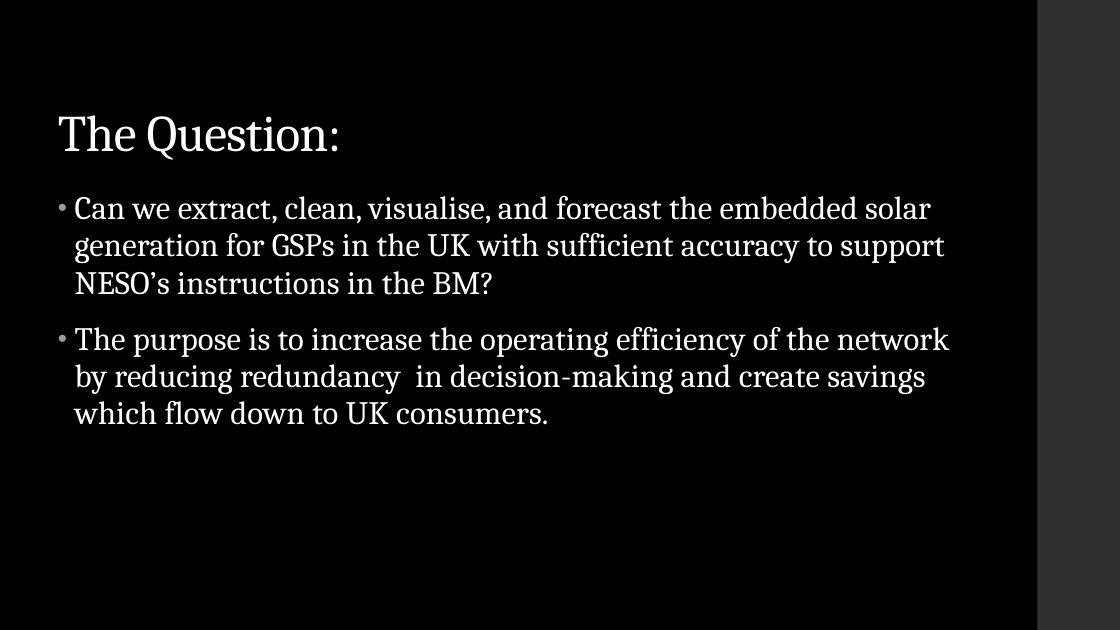
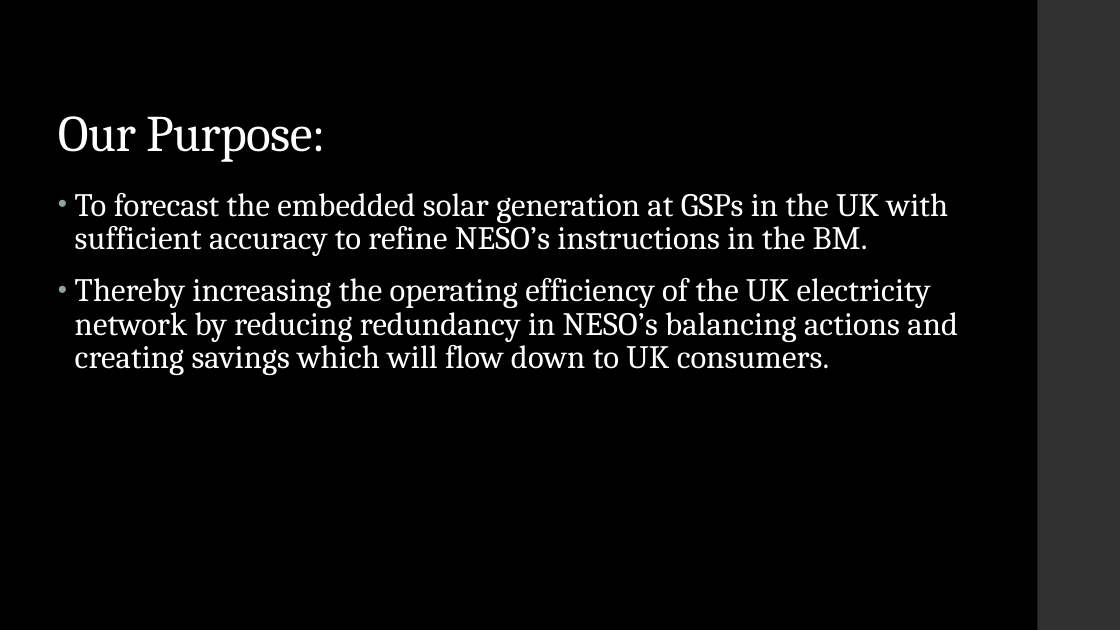
Before and after one commit to samhsforrest-collab/UK-Embedded-Solar-2026, a slide deck: slide 2 of presentation/UK Embedded Solar Generation.pptx (slide 9 before the commit). Drawn at 1120x630 pixels with LibreOffice and Linux fonts; fonts in the diff are those of the drawing. Boxes give left, top, right and bottom in pixels: in the first picture for what was removed or moved away, otherwise in the second. Text is boxed around its words. In the diff, an @@ line names an element or a change of style, - is before the commit and + after.

```diff
--- a/presentation/UK Embedded Solar Generation.pptx
+++ b/presentation/UK Embedded Solar Generation.pptx
@@ title at (x1=58, y1=116, x2=325, y2=162): text changed @@
-The Question:
+Our Purpose:
@@ text at (x1=75, y1=193, x2=958, y2=375): text changed @@
-• Can we extract, clean, visualise, and forecast the embedded solar generation for GSPs in the UK with sufficient accuracy to support NESO’s instructions in the BM?
-• The purpose is to increase the operating efficiency of the network by reducing redundancy in decision-making and create savings which flow down to UK consumers.
+• To forecast the embedded solar generation at GSPs in the UK with sufficient accuracy to refine NESO’s instructions in the BM.
+• Thereby increasing the operating efficiency of the UK electricity network by reducing redundancy in NESO’s balancing actions and creating savings which will flow down to UK consumers.
```
Also in this commit, not shown: 9 other slides changed, 1 other file.
